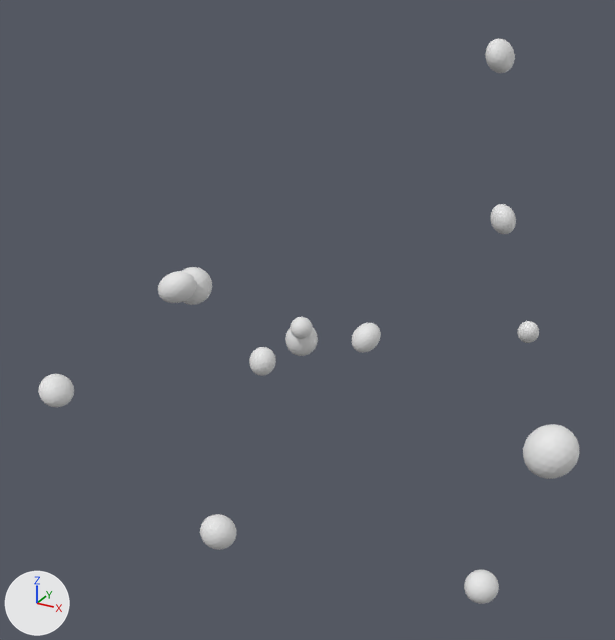
Before and after pictures for a commit that changed the OBJ model data/radials/radial_16/radial.obj.
One viewpoint serves both versions: a 50 mm lens placed at (1.27, -2.25, 1.13), pointed at (0.07, -0.07, 0.04). Arrows for +X, +Y and +Z are at lower left; the lights stay in place. The picture after the commit comes second. Where no turn or scale is listed for an object, it has been applied to the vertices.

In view in the first picture: 'radial'.
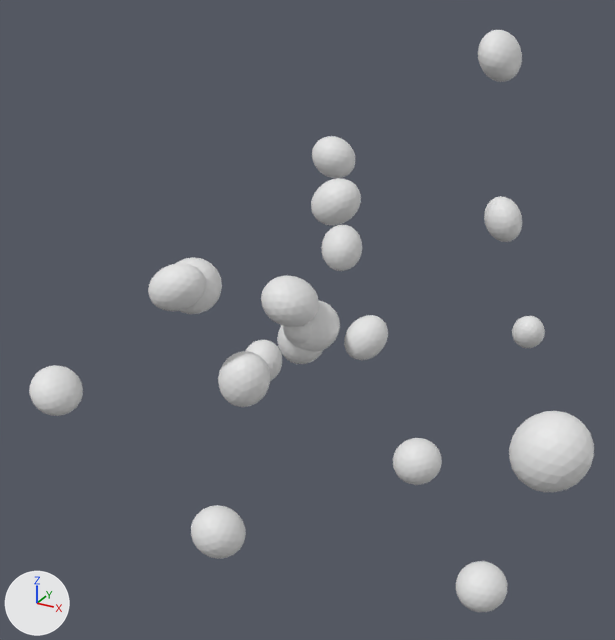
Edits to the bpy script that builds the scene:
```text
Change me_radial:
    used by ob_radial; location = (0.0, 0.0, 0.0)
    remove me_radial.from_pydata(...)  # 2106 vertices, 4160 faces; spans x -0.55..1.04, y -0.71..0.66, z -1.0..0.88
    add me_radial.from_pydata(...)  # 3402 vertices, 6720 faces; spans x -0.58..1.06, y -0.74..0.68, z -1.03..0.91
    me_radial part 1: the loose piece of 162 vertices spanning x -0.55..-0.45, y -0.66..-0.56, z -0.15..-0.06 is scaled about its middle by 1.5
    me_radial part 2: the loose piece of 162 vertices spanning x 0.6..0.72, y 0.08..0.2, z -1.0..-0.89 is scaled about its middle by 1.5
    me_radial part 3: the loose piece of 162 vertices spanning x 0.92..1.04, y -0.71..-0.61, z 0.1..0.21 is scaled about its middle by 1.5
    me_radial part 4: the loose piece of 162 vertices spanning x 0.14..0.23, y 0.08..0.17, z -0.12..-0.02 is scaled about its middle by 1.5
    me_radial part 5: the loose piece of 162 vertices spanning x 0.43..0.53, y 0.56..0.66, z 0.2..0.3 is scaled about its middle by 1.5
    me_radial part 6: the loose piece of 162 vertices spanning x 0.46..0.54, y 0.27..0.39, z 0.78..0.88 is scaled about its middle by 1.5
    me_radial part 7: the loose piece of 162 vertices spanning x -0.29..-0.19, y 0.1..0.2, z -0.33..-0.22 is scaled about its middle by 1.5
    me_radial part 8: the loose piece of 162 vertices spanning x -0.08..0.04, y -0.54..-0.43, z -0.59..-0.48 is scaled about its middle by 1.5
    me_radial part 9: the loose piece of 162 vertices spanning x 0.58..0.66, y 0.52..0.6, z -0.17..-0.09 is scaled about its middle by 1.5
    me_radial part 10: the loose piece of 162 vertices spanning x -0.06..0.05, y -0.02..0.08, z -0.14..-0.03 is copied, and the copy is multiplied about its middle by the matrix ((-0.065, 1.434, -0.319), (1.048, -0.178, -1.015), (-1.028, -0.272, -1.014)), then moved by (-0.01, -0.34, 0.0); it spans x -0.1..0.06, y -0.39..-0.23, z -0.17..0.0
    me_radial part 11: the loose piece of 162 vertices spanning x -0.06..0.05, y -0.02..0.08, z -0.14..-0.03 is copied, and the copy is multiplied about its middle by the matrix ((-0.406, 0.483, 1.194), (1.235, 0.501, 0.217), (-0.365, 1.157, -0.592)), then moved by (-0.04, 0.29, 0.56); it spans x -0.12..0.03, y 0.25..0.4, z 0.4..0.54
    me_radial part 12: the loose piece of 162 vertices spanning x -0.02..0.05, y -0.05..0.02, z -0.06..0.02 is copied, and the copy is multiplied about its middle by the matrix ((1.378, -1.281, 0.473), (-0.162, 0.513, 1.864), (-1.356, -1.363, 0.258)), then moved by (0.13, -0.02, 0.45); it spans x 0.07..0.22, y -0.1..0.04, z 0.36..0.5
    me_radial part 13: the loose piece of 162 vertices spanning x 0.14..0.23, y 0.08..0.17, z -0.12..-0.02 is copied, and the copy is multiplied about its middle by the matrix ((1.153, -1.328, -0.581), (1.007, 1.222, -1.041), (1.015, -0.053, 1.219)), then moved by (0.2, 0.03, -0.45); it spans x 0.3..0.47, y 0.07..0.24, z -0.6..-0.44
    me_radial part 14: the loose piece of 162 vertices spanning x -0.02..0.05, y -0.05..0.02, z -0.06..0.02 is copied, and the copy is multiplied about its middle by the matrix ((-1.148, -0.988, 1.441), (-0.694, 1.84, 0.708), (-1.603, -0.09, -1.338)), then moved by (0.01, 0.27, 0.2); it spans x -0.05..0.1, y 0.17..0.34, z 0.1..0.26
    me_radial part 15: 9 vertices moved within x -0.02..0.05, y -0.04..0.04, z -0.07..0.02; 625 vertices removed from x -0.24..0.05, y -0.46..0.08, z -0.14..0.27; 949 vertices added at x -0.27..0.12, y -0.48..0.13, z -0.17..0.29
    other edits to the shape of me_radial do not show in these pictures
```

Pixel boxes (x1, y1, x2, y2) of what changed, in the pictures (615 x 640 px; the box of a moved part takes in the faces that stretch with it):
'radial', reshaped: before (38, 39, 579, 604); after (29, 30, 594, 612)
part 1 of me_radial, moved or reshaped: before (38, 374, 74, 407); after (29, 365, 83, 416)
part 2 of me_radial, moved or reshaped: before (464, 570, 499, 604); after (456, 561, 507, 612)
part 3 of me_radial, moved or reshaped: before (523, 424, 579, 479); after (509, 411, 594, 492)
part 4 of me_radial, moved or reshaped: before (352, 323, 381, 353); after (344, 315, 388, 360)
part 5 of me_radial, moved or reshaped: before (490, 204, 516, 234); after (484, 196, 522, 242)
part 6 of me_radial, moved or reshaped: before (485, 39, 515, 73); after (478, 30, 522, 82)
part 7 of me_radial, moved or reshaped: before (249, 347, 276, 376); after (246, 339, 282, 381)
part 8 of me_radial, moved or reshaped: before (200, 514, 236, 550); after (191, 505, 246, 559)
part 9 of me_radial, moved or reshaped: before (517, 321, 539, 343); after (512, 316, 545, 348)
part 10 of me_radial, added: after (218, 351, 270, 407)
part 11 of me_radial, added: after (312, 136, 355, 178)
part 12 of me_radial, added: after (311, 178, 361, 226)
part 13 of me_radial, added: after (393, 438, 442, 485)
part 14 of me_radial, added: after (321, 225, 362, 271)
part 15 of me_radial, moved or reshaped: before (158, 267, 318, 356); after (148, 257, 340, 364)
